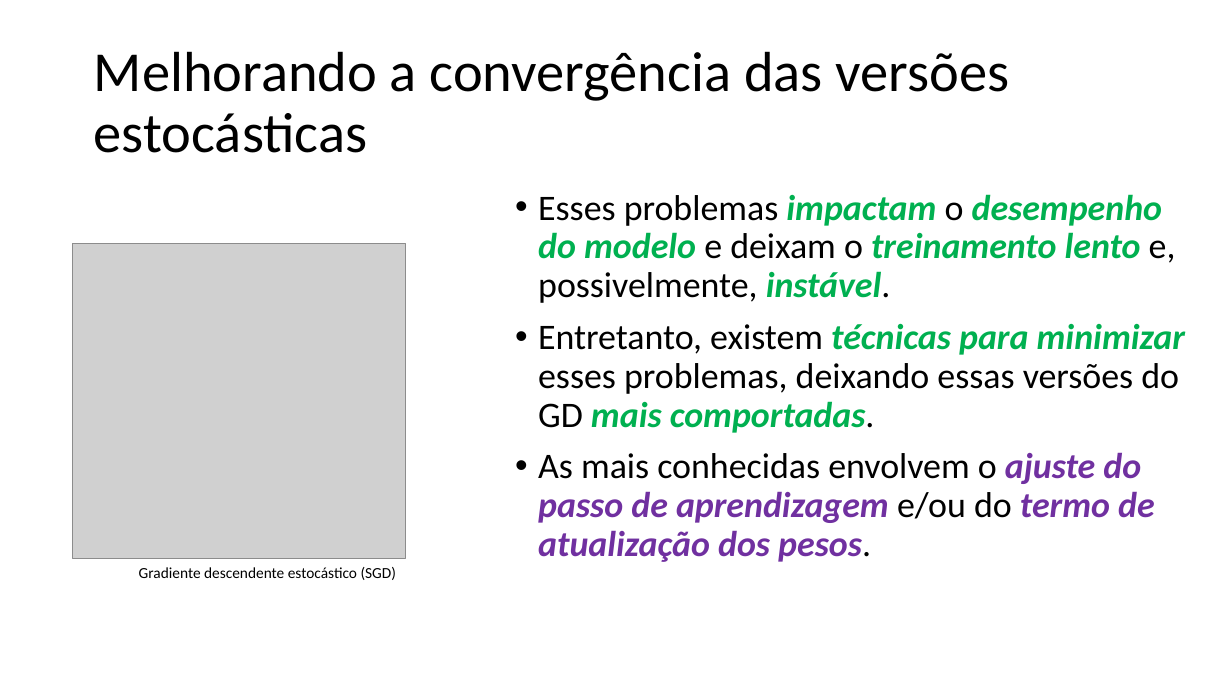
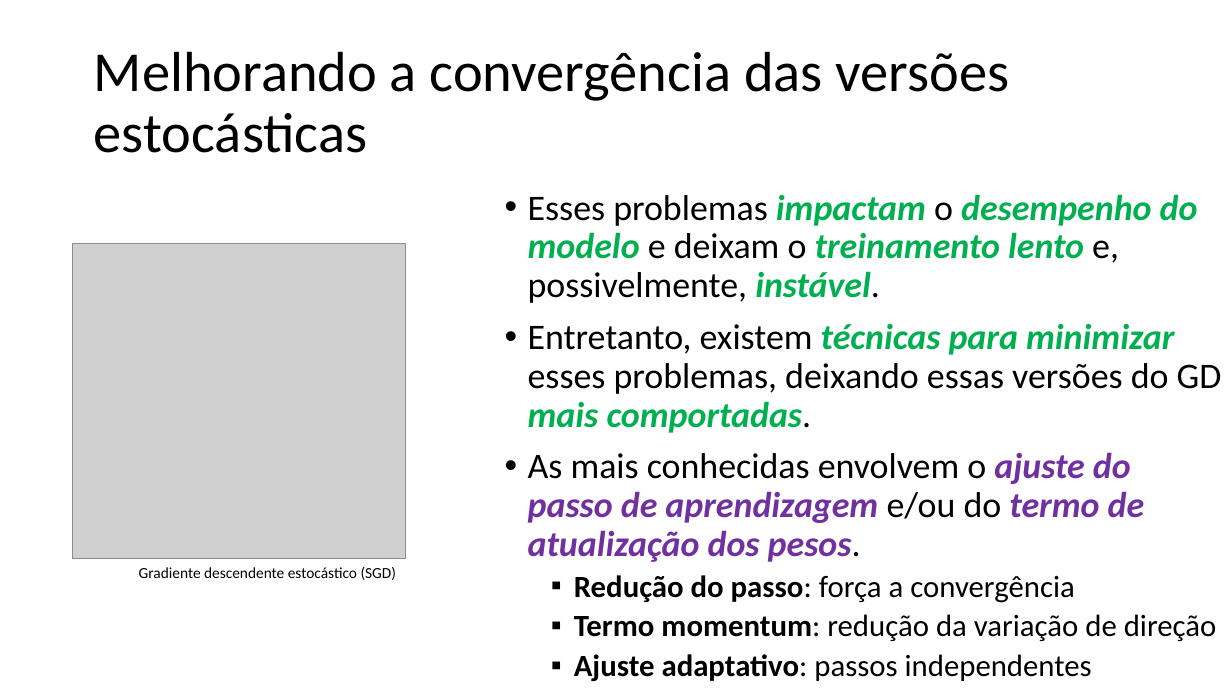
Before and after one commit to zz4fap/t319_aprendizado_de_maquina, a slide deck: slide 20 of slides/T319_Regressão_Linear (Parte III).pptx. Drawn at 1232x693 pixels with LibreOffice and Linux fonts; fonts in the diff are those of the drawing; grey boxes stand for pictures. Boxes give left, top, right and bottom in pixels: in the first picture for what was removed or moved away, otherwise in the second. Text is boxed around its words. In the diff, an @@ line names an element or a change of style, - is before the commit and + after.

Commit message:
update of slides

```diff
--- a/slides/T319_Regressão_Linear (Parte III).pptx
+++ b/slides/T319_Regressão_Linear (Parte III).pptx
@@ text "Esses problemas impactam o desempenho ..." moved from (x1=538, y1=194, x2=1185, y2=562) to (x1=528, y1=194, x2=1222, y2=682) @@
@@ text at (x1=574, y1=575, x2=1217, y2=682): paragraphs added @@
+  ▪ Redução do passo: força a convergência
+  ▪ Termo momentum: redução da variação de direção
+  ▪ Ajuste adaptativo: passos independentes
```
Also in this commit, not shown: 4 other slides changed, 1 slide added.
